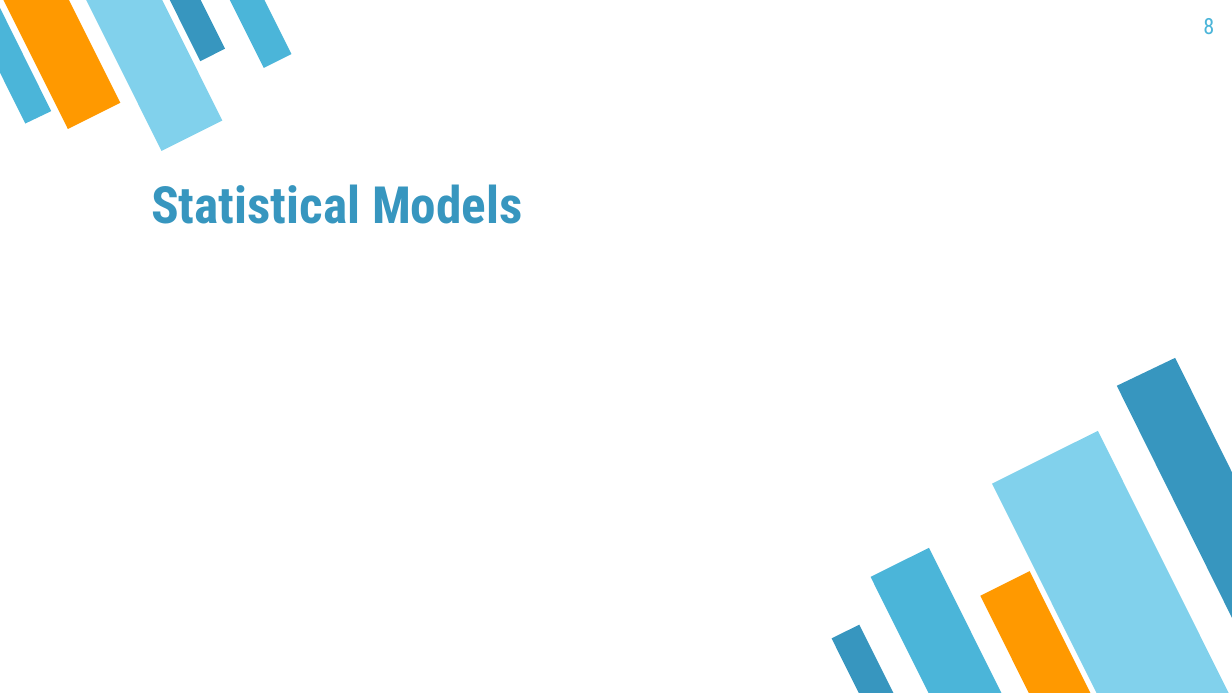
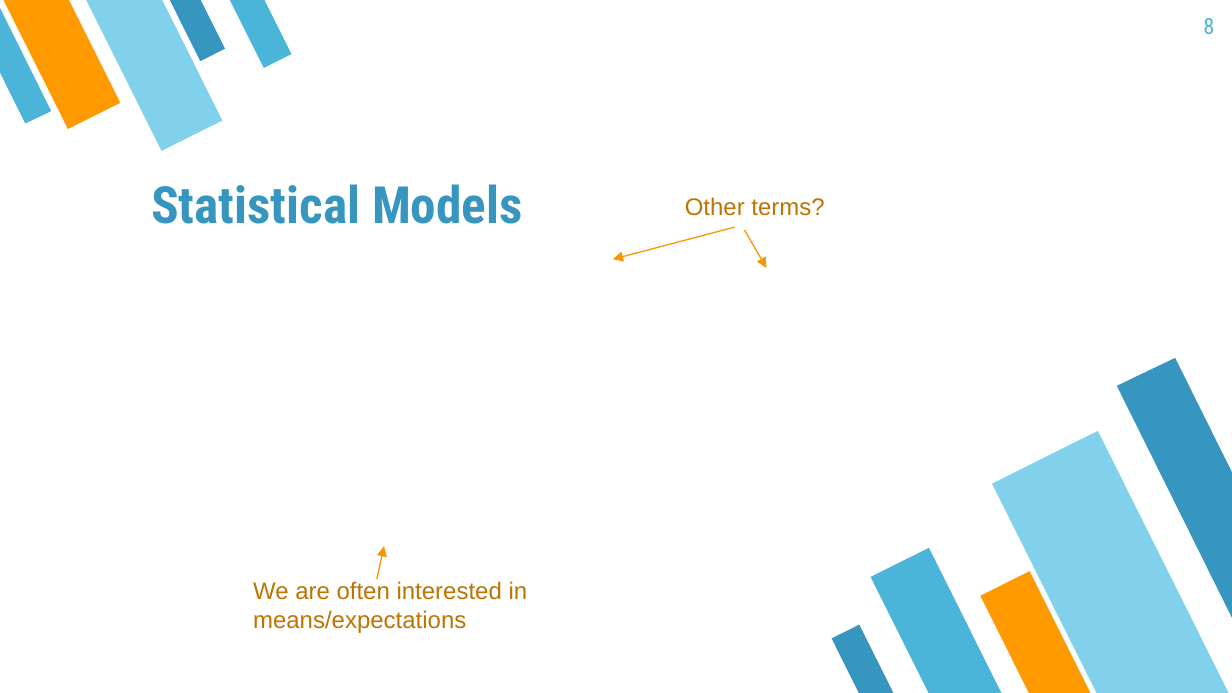
Before and after one commit to mayer79/ml_lecture, a slide deck: slide 8 of slides/DRAFT.pptx. Drawn at 1232x693 pixels with LibreOffice and Linux fonts; fonts in the diff are those of the drawing; grey boxes stand for pictures. Boxes give left, top, right and bottom in pixels: in the first picture for what was removed or moved away, otherwise in the second. Text is boxed around its words. In the diff, an @@ line names an element or a change of style, - is before the commit and + after.

```diff
--- a/slides/DRAFT.pptx
+++ b/slides/DRAFT.pptx
@@ text added at (x1=685, y1=197, x2=824, y2=216), 14 pt, text #BF7300 @@
+Other terms?
@@ arrow added from (734, 227) to (612, 259), #F99600 0.75 pt @@
@@ arrow added from (744, 230) to (766, 267), #F99600 0.75 pt @@
@@ arrow added from (377, 579) to (384, 546), #F99600 0.75 pt @@
@@ text added at (x1=253, y1=581, x2=528, y2=633), 14 pt, text #BF7300 @@
+We are often interested in
+means/expectations
```
Also in this commit, not shown: 24 other slides changed, 4 slides added, 2 other files.
